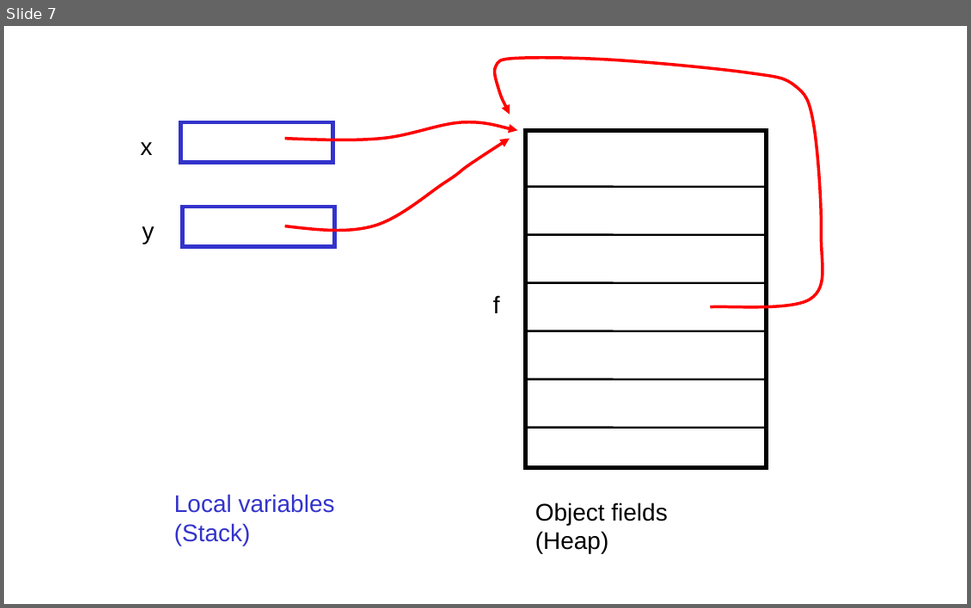
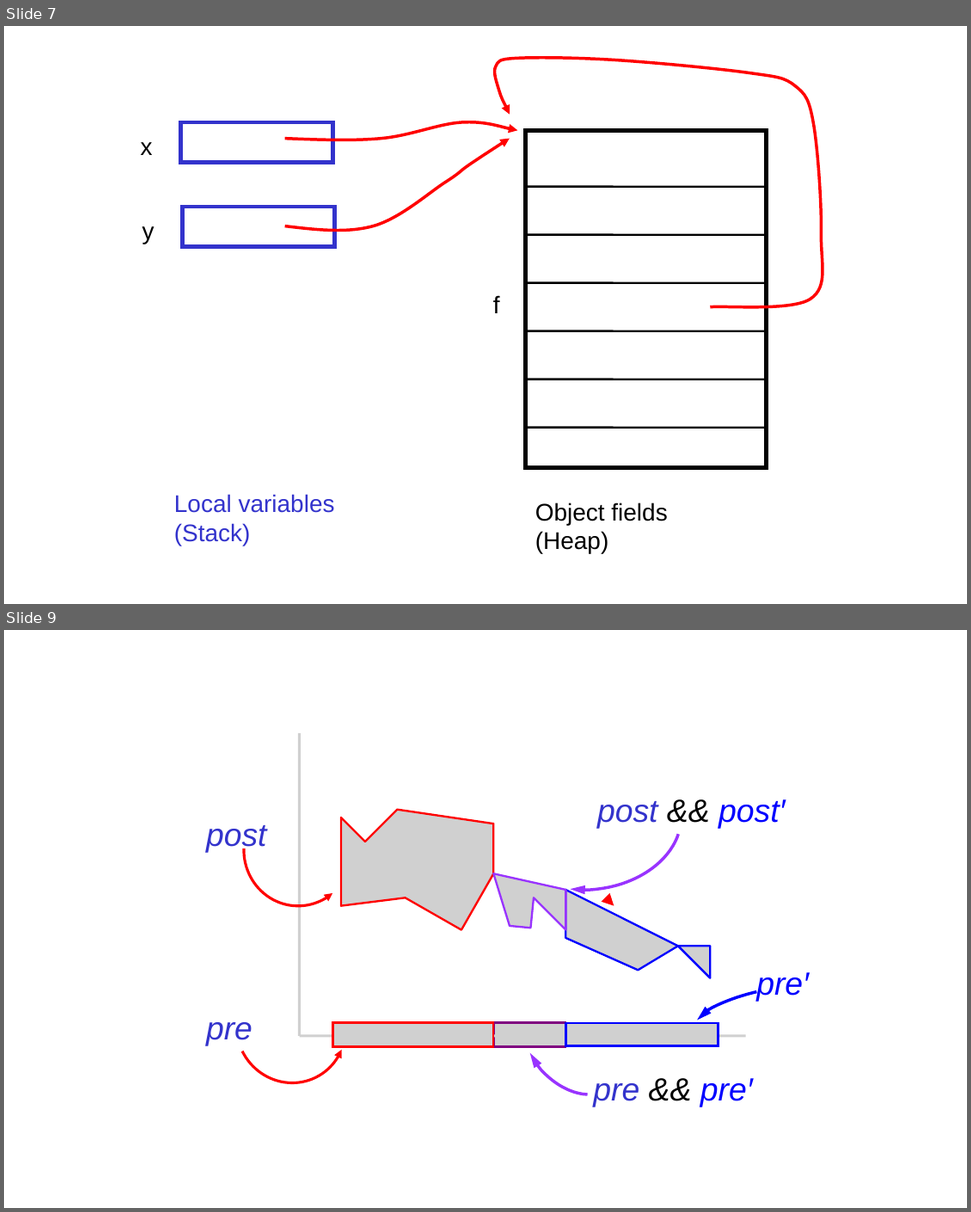
Before and after one commit to GaloisInc/ESCJava2, a slide deck: ESCTools/slides/CAV2007Tutorial/new-diagrams.ppt. Shown one above the other, each under a label of ours: slide 7 before the commit, slides 7 and 9 after it; the slides between them are not shown. The pictures are 971x608 and 971x1212 pixels, drawn with LibreOffice and Linux fonts; fonts in the diff are those of the drawing; grey boxes stand for pictures; background and template pictures are left out. Boxes give left, top, right and bottom in pixels: in the first picture for what was removed or moved away, otherwise in the second. Text is boxed around its words. In the diff, an @@ line names an element or a change of style, - is before the commit and + after.

```diff
--- a/ESCTools/slides/CAV2007Tutorial/new-diagrams.ppt
+++ b/ESCTools/slides/CAV2007Tutorial/new-diagrams.ppt
@@ slide 9 added at [4, 630, 967, 1208], background #FFFFFF @@
@@ picture added at [298, 733, 301, 1036] @@
@@ freeform shape added at [493, 747, 689, 901], outline #9933FF 2.24 pt @@
@@ freeform shape added at [242, 793, 353, 907], outline #FF0000 2.01 pt @@
@@ picture added at [341, 809, 493, 929] @@
@@ text added at [597, 799, 785, 829], 24 pt, text #0000FF, italic @@
+post && post′
@@ text added at [206, 825, 267, 853], 24 pt, text #3333CC, italic @@
+post
@@ picture added at [493, 873, 566, 929] @@
@@ picture added at [566, 890, 710, 978] @@
@@ arrow added from (614, 905) to (614, 905), #FF0000 3 pt @@
@@ freeform shape added at [217, 953, 364, 1101], outline #FF0000 2.01 pt @@
@@ freeform shape added at [509, 990, 632, 1112], outline #9933FF 2.24 pt @@
@@ freeform shape added at [693, 979, 802, 1033], outline #0000FF 2.24 pt @@
@@ text added at [756, 972, 809, 1002], 24 pt, text #0000FF, italic @@
+pre′
@@ text added at [206, 1022, 253, 1046], 24 pt, text #3333CC, italic @@
+pre
@@ picture added at [300, 1034, 747, 1038] @@
@@ picture added at [333, 1022, 494, 1046] @@
@@ picture added at [493, 1022, 566, 1046] @@
@@ picture added at [566, 1023, 718, 1046] @@
@@ text added at [593, 1078, 753, 1106], 24 pt, text #0000FF, italic @@
+pre && pre′
```
Also in this commit, not shown: 1 other slide added, 7 other files.
